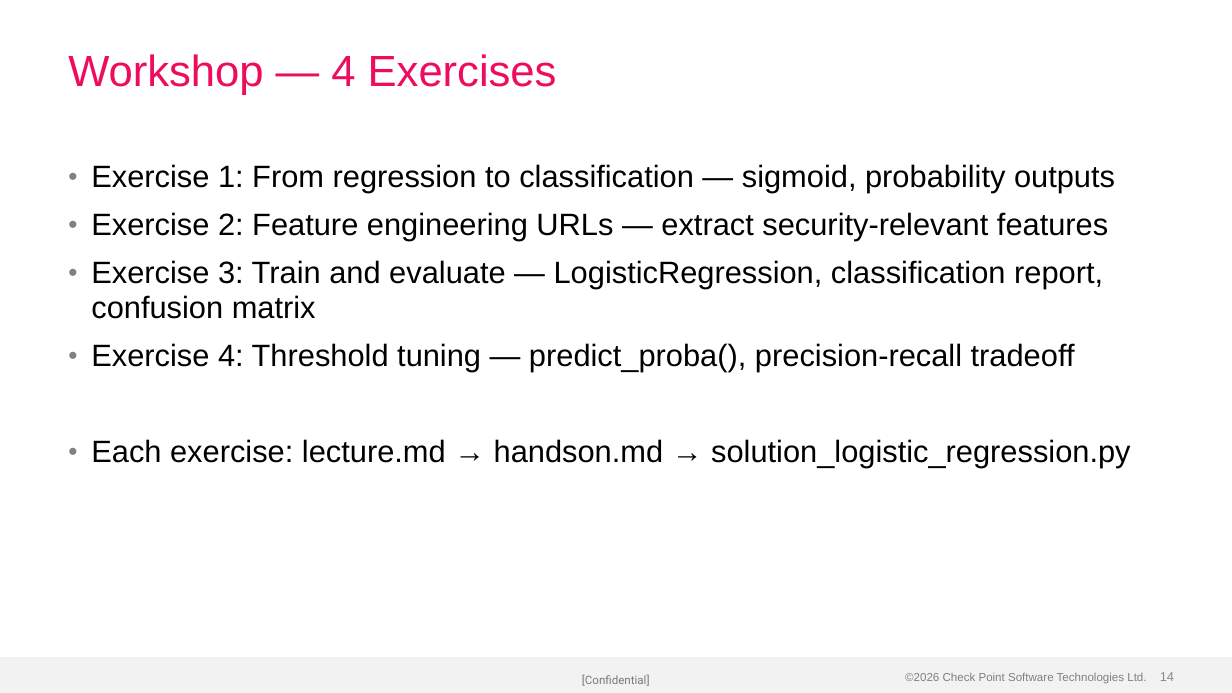
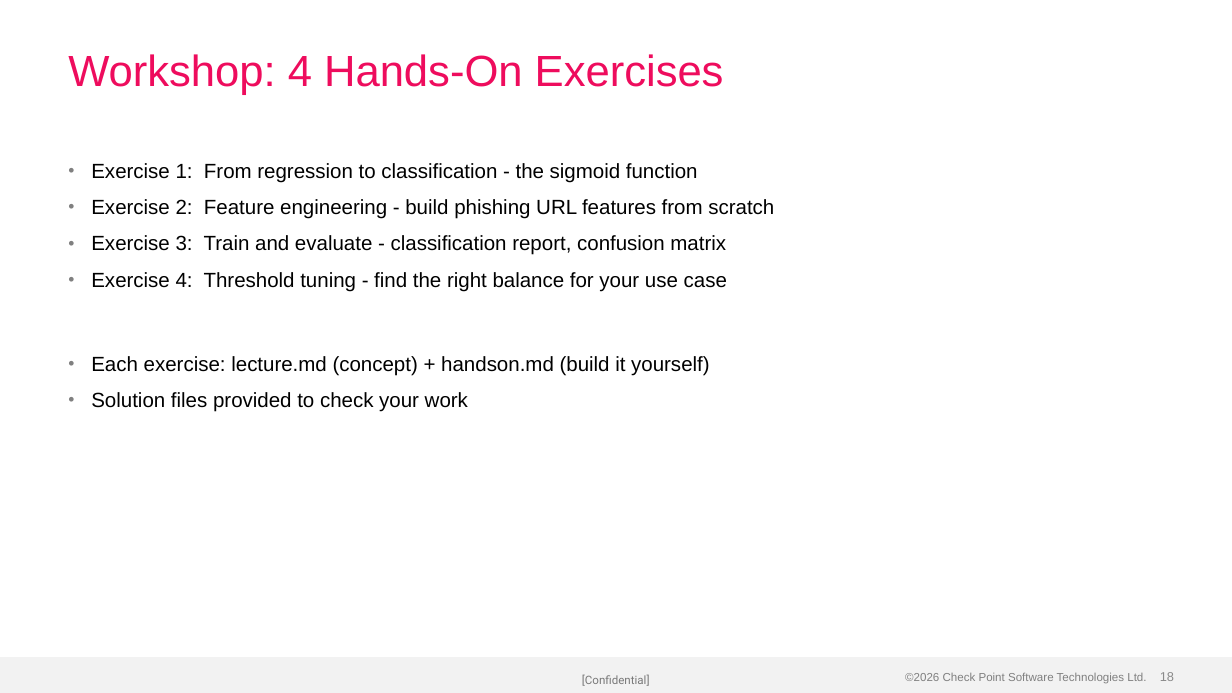
Before and after one commit to alshawwaf/ai-basic-training, a slide deck: slide 18 of stage1_classic_ml/03_logistic_regression/Lecture-3-Logistic-Regression.pptx (slide 14 before the commit). Drawn at 1232x693 pixels with LibreOffice and Linux fonts; fonts in the diff are those of the drawing; background and template pictures are left out. Boxes give left, top, right and bottom in pixels: in the first picture for what was removed or moved away, otherwise in the second. Text is boxed around its words. In the diff, an @@ line names an element or a change of style, - is before the commit and + after.

Commit message:
Rebuild Stage 1 lectures 2-5 with professional structure and visuals
Each lecture reorganised with 5 focused sections (down from 5-6
fragmented dividers), consistent colour palette, professional
matplotlib-generated images, and varied template layouts. Tighter
content with one idea per slide and clear narrative flow.

- Lecture 2 (21 slides): regression equation, scatter plots, metrics cards, anomaly baseline
- Lecture 3 (20 slides): sigmoid curve, URL features, coefficients, threshold tuning
- Lecture 4 (20 slides): tree flowchart, Gini pies, attack signatures, overfitting chart
- Lecture 5 (22 slides): accuracy trap, confusion matrix, metric cards, ROC curve, PR tradeoff

```diff
--- a/stage1_classic_ml/03_logistic_regression/Lecture-3-Logistic-Regression.pptx
+++ b/stage1_classic_ml/03_logistic_regression/Lecture-3-Logistic-Regression.pptx
@@ title at (x1=68, y1=54, x2=724, y2=95): text changed @@
-Workshop — 4 Exercises
+Workshop: 4 Hands-On Exercises
@@ text at (x1=91, y1=163, x2=774, y2=412): text changed; size 24 to 16 pt @@
-• Exercise 1: From regression to classification — sigmoid, probability outputs
-• Exercise 2: Feature engineering URLs — extract security-relevant features
-• Exercise 3: Train and evaluate — LogisticRegression, classification report, confusion matrix
-• Exercise 4: Threshold tuning — predict_proba(), precision-recall tradeoff
-• Each exercise: lecture.md → handson.md → solution_logistic_regression.py
+• Exercise 1: From regression to classification - the sigmoid function
+• Exercise 2: Feature engineering - build phishing URL features from scratch
+• Exercise 3: Train and evaluate - classification report, confusion matrix
+• Exercise 4: Threshold tuning - find the right balance for your use case
+• Each exercise: lecture.md (concept) + handson.md (build it yourself)
+• Solution files provided to check your work
@@ page number at (x1=1160, y1=672, x2=1174, y2=681): text changed @@
-14
+18
```
Also in this commit, not shown: 9 other slides changed, 9 slides added, 5 slides removed, 3 other files.
